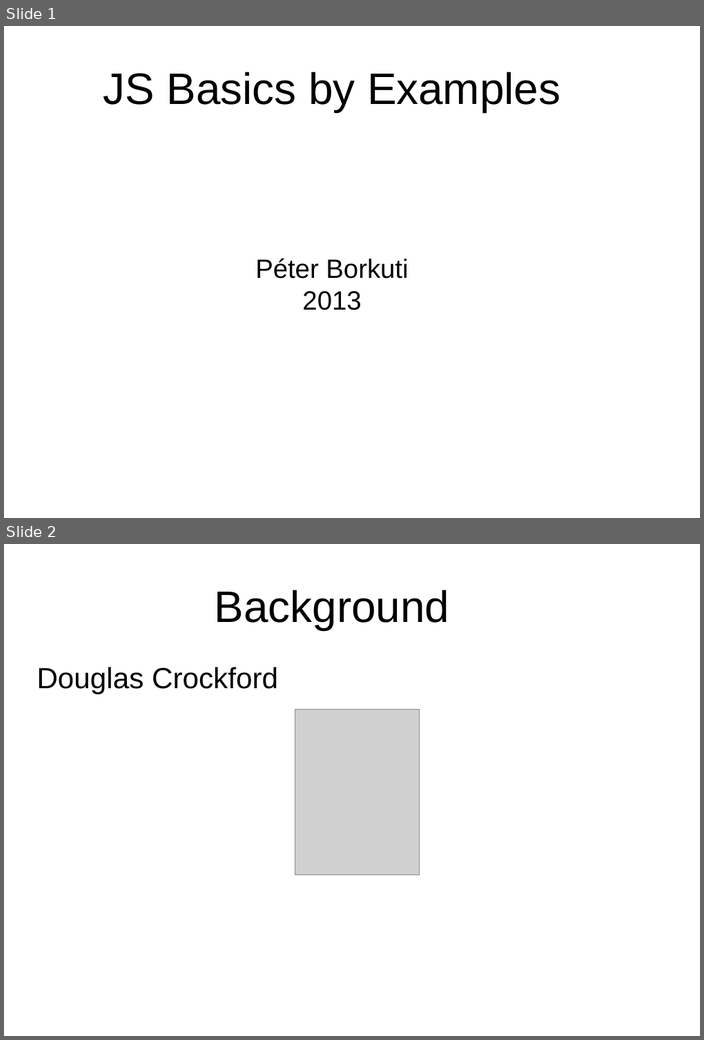
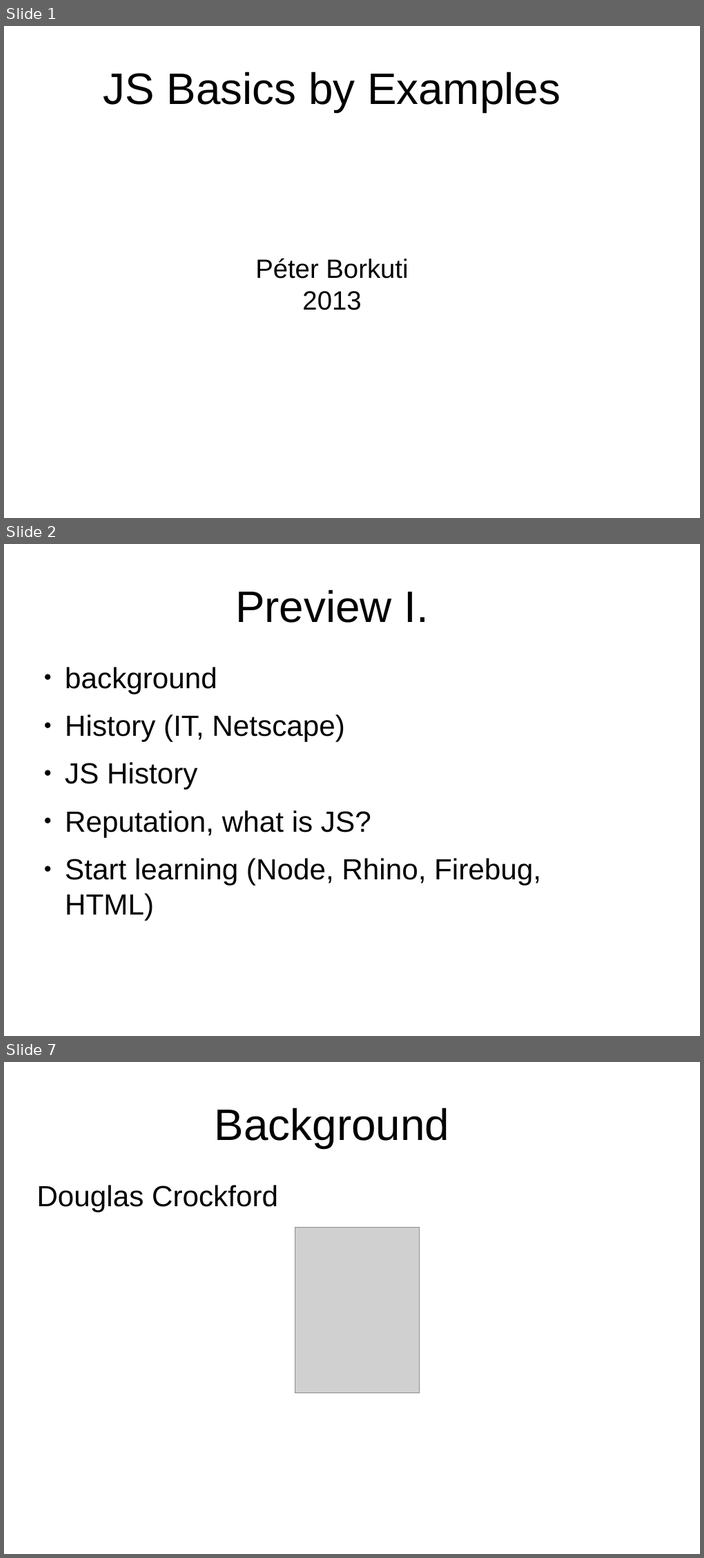
Before and after one commit to peterborkuti/other, a slide deck: JavaScriptBasics/jsbasics-slide.odp. Shown one above the other, each under a label of ours: slides 1 and 2 before the commit, slides 1, 2 and 7 after it; the slides between them are not shown. The pictures are 704x1040 and 704x1558 pixels, drawn with LibreOffice and Linux fonts; fonts in the diff are those of the drawing; grey boxes stand for pictures; background and template pictures are left out. Boxes give left, top, right and bottom in pixels: in the first picture for what was removed or moved away, otherwise in the second. Text is boxed around its words. In the diff, an @@ line names an element or a change of style, - is before the commit and + after.

```diff
--- a/JavaScriptBasics/jsbasics-slide.odp
+++ b/JavaScriptBasics/jsbasics-slide.odp
@@ slide 2 added at (4,544,700,1036), background #FFFFFF @@
@@ title added at (235,590,428,623), 53.3 pt, text #000000 @@
+Preview I.
@@ text added at (65,667,541,920), 35.3 pt, text #000000 @@
+● background
+● History (IT, Netscape)
+● JS History
+● Reputation, what is JS?
+● Start learning (Node, Rhino, Firebug, HTML)
@@ what was slide 2 is now slide 7 @@
```
Also in this commit, not shown: 13 other slides added, 1 slide removed, 4 other files.
